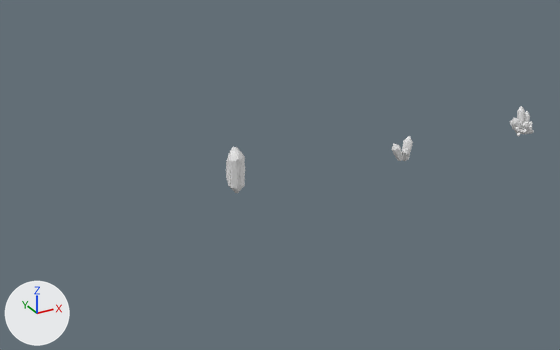
An edit to the FBX model Singularity-Game/Assets/Assets_Probs/ProbAssets.fbx, drawn before and after from the same camera.
The view is the same before and after, from a 50 mm lens placed at (-7.75, -16.46, 8.73), pointed at (1.44, 0.26, 0.37). Every picture has the same lights, and +X, +Y and +Z are marked at lower left. Where no turn or scale is listed for an object, it has been applied to the vertices.

Objects in the first picture: 'Crystal01', 'GraviCrystal', 'GraviCrystal.001'.
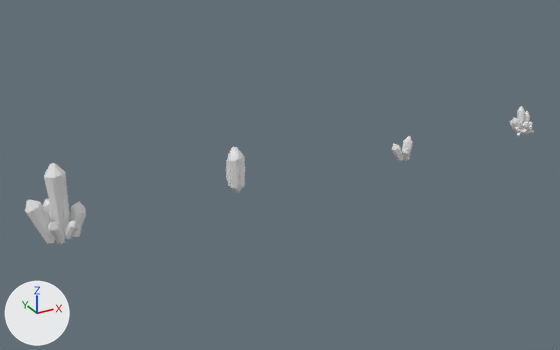
The newer file is also turned or shifted as a whole; pictures and numbers use the older file's frame.

Edits to the bpy script that builds the scene:
```text
Add me_cylinder_002:
    me_cylinder_002.from_pydata(...)  # 238 vertices, 472 faces; spans x -0.74..0.58, y -0.54..0.58, z -0.88..1.08
Add ob_gravecrystal:
    ob_gravecrystal = bpy.data.objects.new('GraveCrystal', me_cylinder_002)
    ob_gravecrystal.location = (-4.46, -0.02, 0.95)
```

Pixel boxes [x1, y1, x2, y2] of what changed, in the pictures (560 x 350 px):
'GraveCrystal', added
    after: [25, 163, 86, 244]
